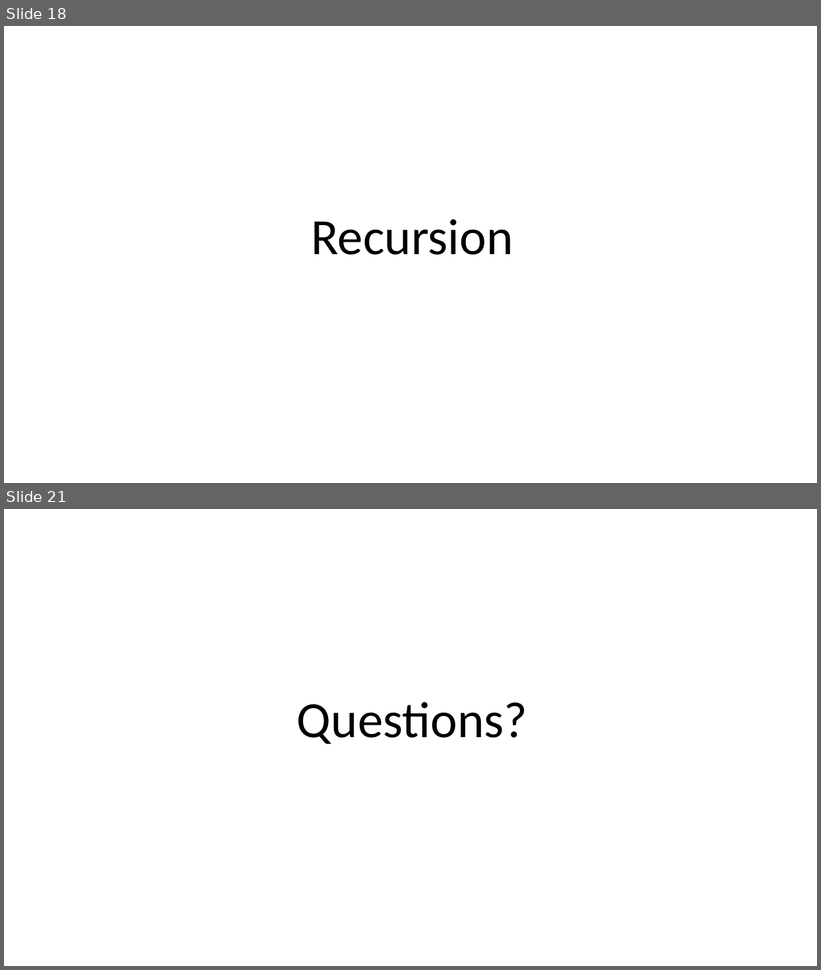
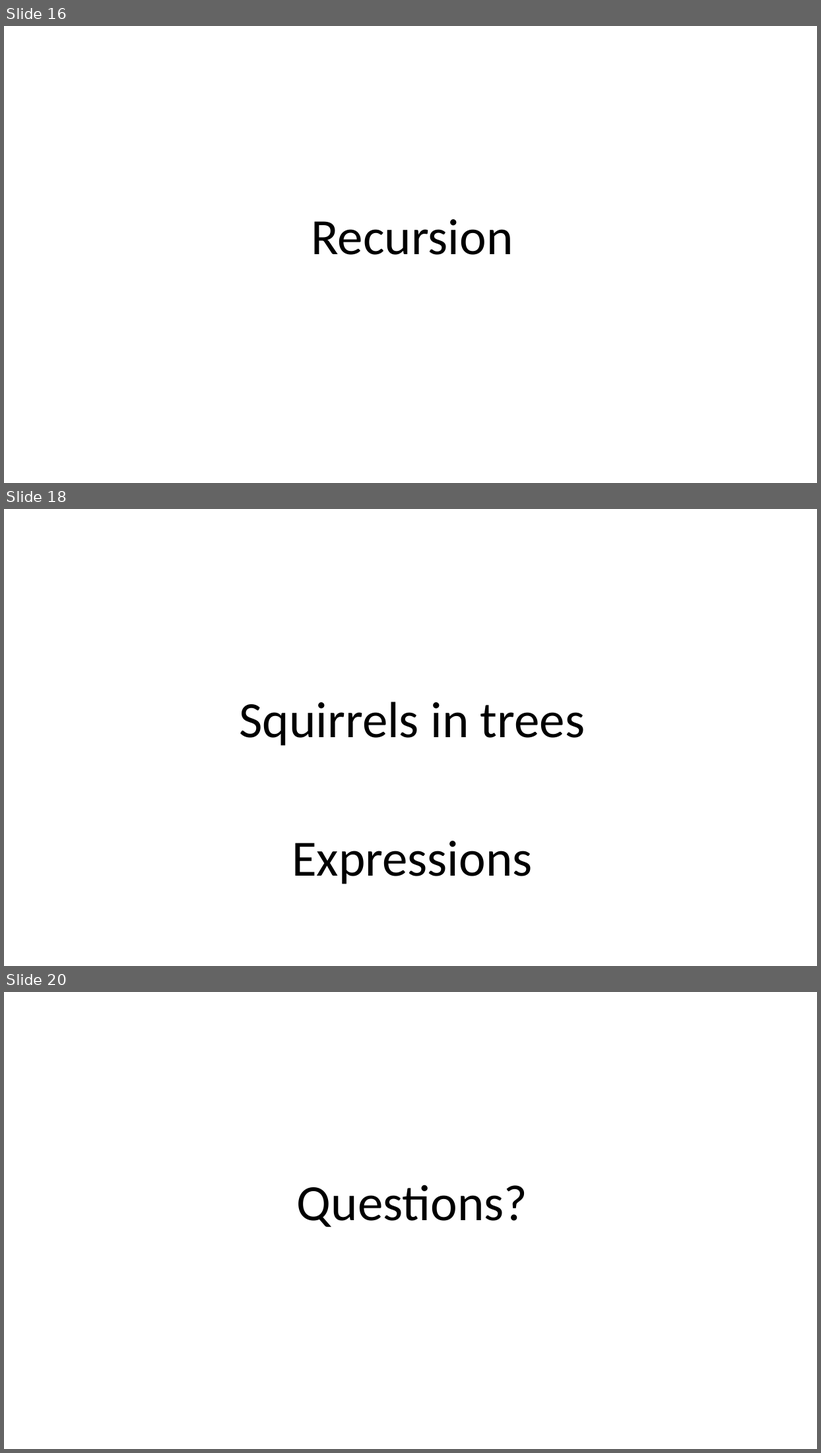
Before and after one commit to armadilloNik/FunctionalCSharpSig, a slide deck: slides/FpViaCSharp.pptx. Shown one above the other, each under a label of ours: slides 18 and 21 before the commit, slides 16, 18 and 20 after it; the slides between them are not shown. The pictures are 821x970 and 821x1453 pixels, drawn with LibreOffice and Linux fonts; fonts in the diff are those of the drawing. Boxes give left, top, right and bottom in pixels: in the first picture for what was removed or moved away, otherwise in the second. Text is boxed around its words. In the diff, an @@ line names an element or a change of style, - is before the commit and + after.

```diff
--- a/slides/FpViaCSharp.pptx
+++ b/slides/FpViaCSharp.pptx
@@ slide 18 added at <box>4,509,817,966</box>, background #FFFFFF @@
@@ title added at <box>240,702,585,746</box>, 60 pt, text #000000 @@
+Squirrels in trees
@@ text added at <box>292,841,532,885</box>, 60 pt, text #000000 @@
+Expressions
@@ what was slide 18 is now slide 16 @@
@@ what was slide 21 is now slide 20 @@
```
Also in this commit, not shown: 4 slides changed, 1 other slide added, 3 slides removed, 14 other files.
